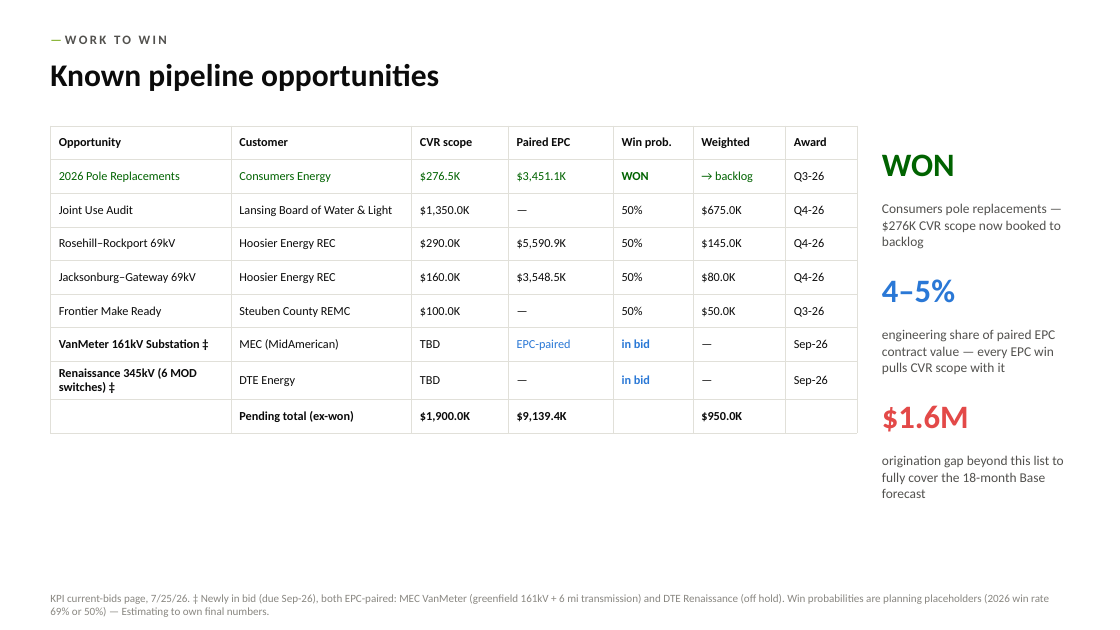
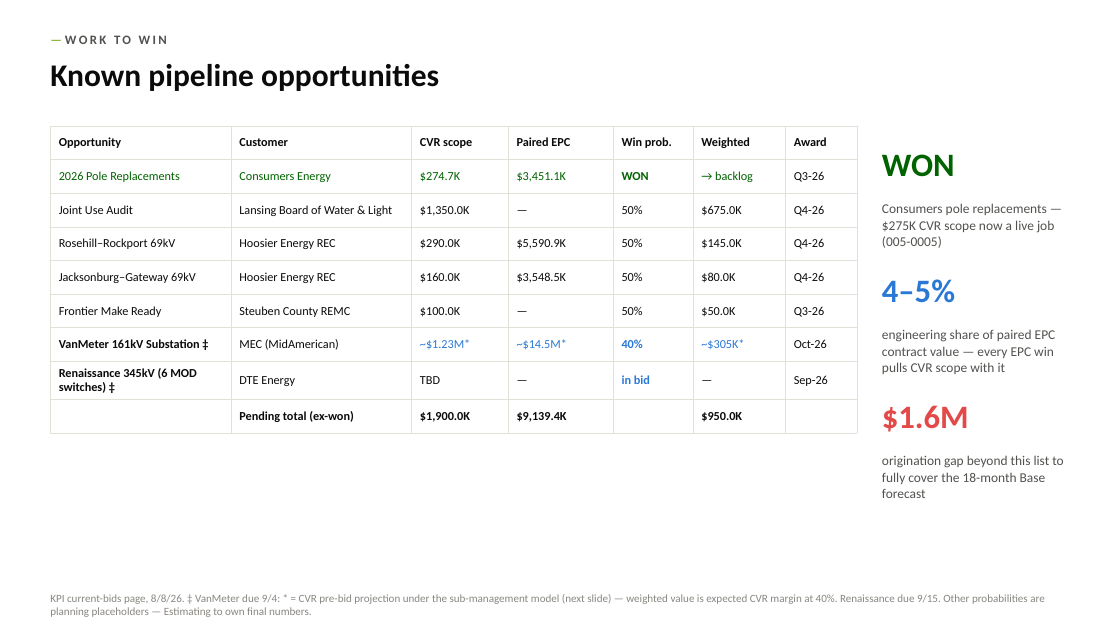
Before and after one commit to codlingjim-debug/CVR---Financial, a slide deck: slide 12 of reports/CVR_Deck_Jun2026.pptx. Drawn at 1120x630 pixels with LibreOffice and Linux fonts; fonts in the diff are those of the drawing. Boxes give left, top, right and bottom in pixels: in the first picture for what was removed or moved away, otherwise in the second. Text is boxed around its words. In the diff, an @@ line names an element or a change of style, - is before the commit and + after.

```diff
--- a/reports/CVR_Deck_Jun2026.pptx
+++ b/reports/CVR_Deck_Jun2026.pptx
@@ table at box(50, 126, 857, 426) @@
-row 2, column 3: $276.5K
+row 2, column 3: $274.7K
-row 7: VanMeter 161kV Substation ‡ | MEC (MidAmerican) | TBD | EPC-paired | in bid | — | Sep-26
+row 7: VanMeter 161kV Substation ‡ | MEC (MidAmerican) | ~$1.23M* | ~$14.5M* | 40% | ~$305K* | Oct-26
@@ text at box(882, 203, 1054, 248): text changed @@
-Consumers pole replacements — $276K CVR scope now booked to backlog
+Consumers pole replacements — $275K CVR scope now a live job (005-0005)
@@ text at box(50, 594, 1045, 617): text changed @@
-KPI current-bids page, 7/25/26. ‡ Newly in bid (due Sep-26), both EPC-paired: MEC VanMeter (greenfield 161kV + 6 mi transmission) and DTE Renaissance (off hold). Win probabilities are planning placeholders (2026 win rate 69% or 50%) — Estimating to own final numbers.
+KPI current-bids page, 8/8/26. ‡ VanMeter due 9/4: * = CVR pre-bid projection under the sub-management model (next slide) — weighted value is expected CVR margin at 40%. Renaissance due 9/15. Other probabilities are planning placeholders — Estimating to own final numbers.
```
Also in this commit, not shown: 8 other slides changed, 1 slide added, 7 other files.
